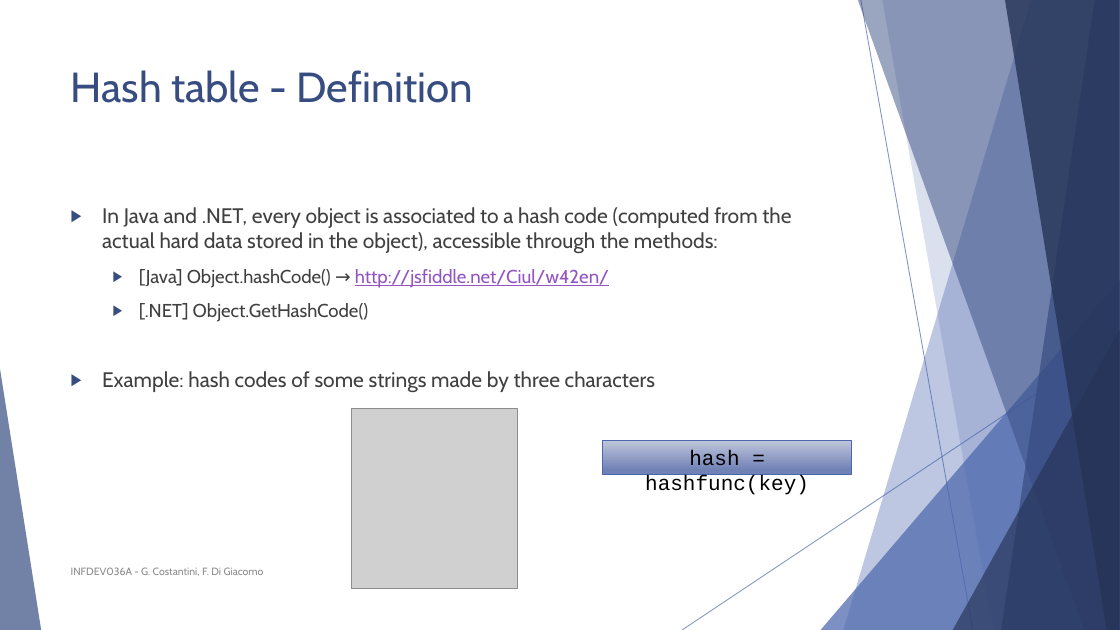
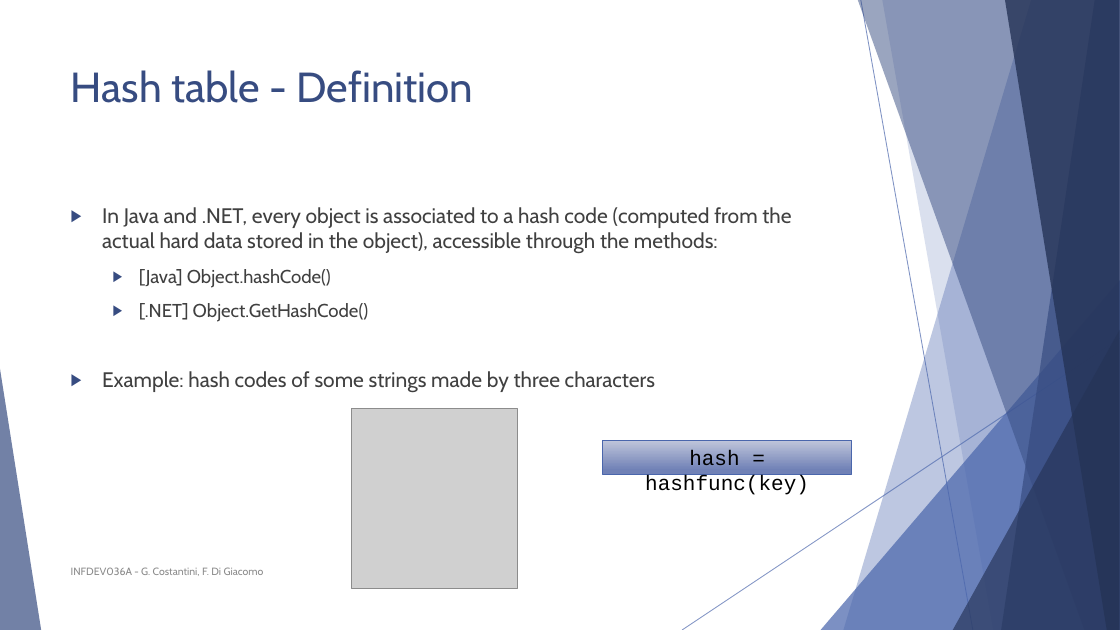
Before and after one commit to FurkanAndac/Development-6A, a slide deck: slide 9 of Lesson slides/Unit 3b - Hash tables.pptx (slide 8 before the commit). Drawn at 1120x630 pixels with LibreOffice and Linux fonts; fonts in the diff are those of the drawing; grey boxes stand for pictures. Boxes give left, top, right and bottom in pixels: in the first picture for what was removed or moved away, otherwise in the second. Text is boxed around its words. In the diff, an @@ line names an element or a change of style, - is before the commit and + after.

```diff
--- a/Lesson slides/Unit 3b - Hash tables.pptx
+++ b/Lesson slides/Unit 3b - Hash tables.pptx
@@ text at (139, 269, 331, 288): text changed; text colour #9454C3 to #404040 @@
-  ▶ [Java] Object.hashCode() → http://jsfiddle.net/Ciul/w42en/
+  ▶ [Java] Object.hashCode()
```
Also in this commit, not shown: 4 other slides changed, 1 slide added.
